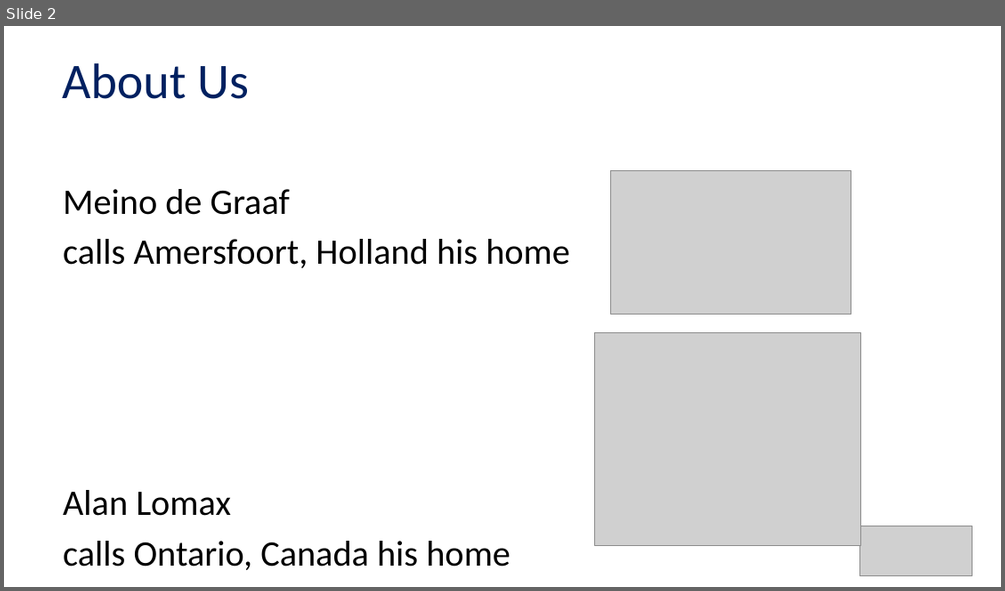
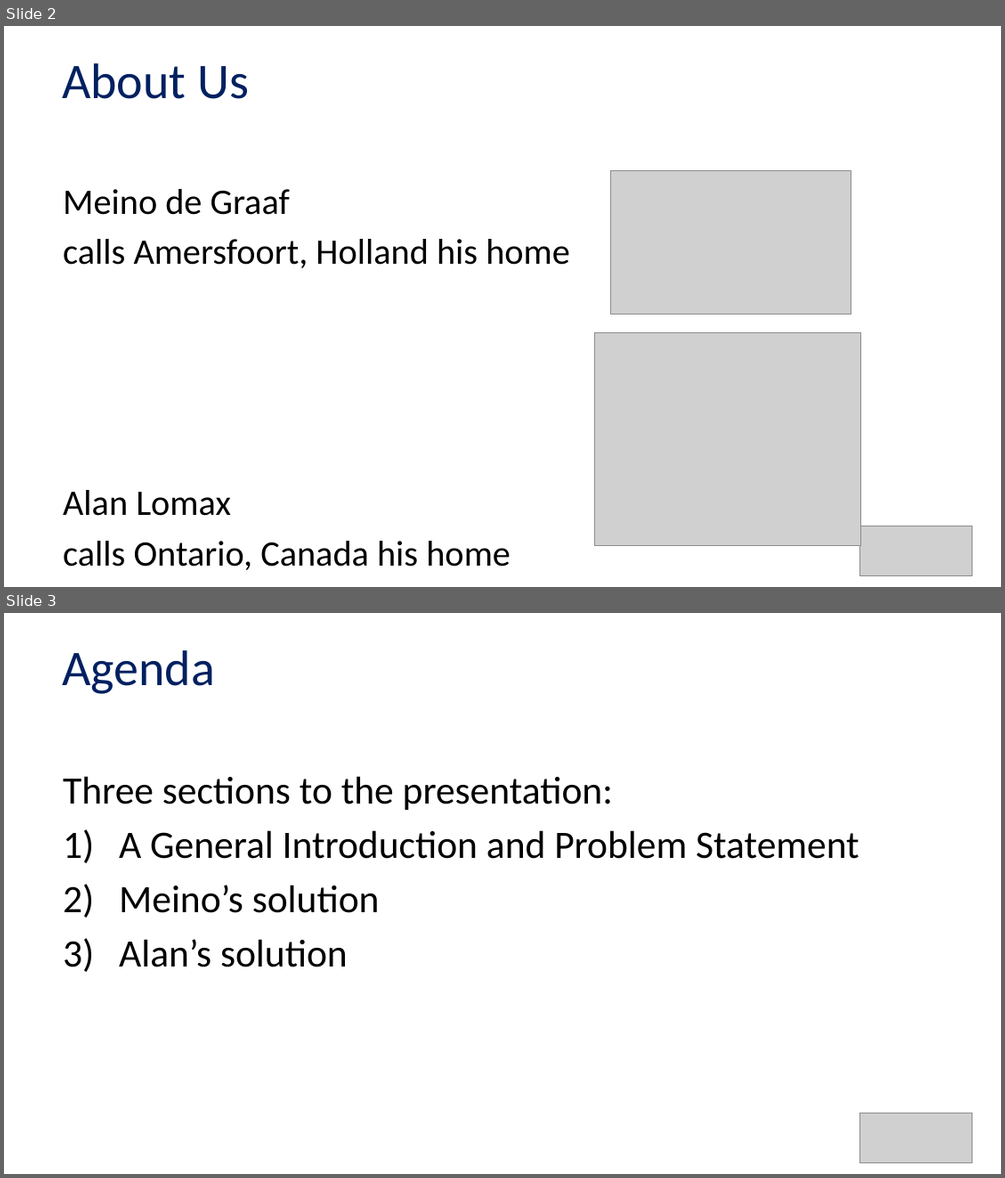
Before and after one commit to Alan-Lomax/MERG-SIG-Presentations, a slide deck: MERG Arduino SIG Turntable Part 1.pptx. Shown one above the other, each under a label of ours: slide 2 before the commit, slides 2 and 3 after it. The pictures are 1005x591 and 1005x1178 pixels, drawn with LibreOffice and Linux fonts; fonts in the diff are those of the drawing; grey boxes stand for pictures; background and template pictures are left out. Boxes give left, top, right and bottom in pixels: in the first picture for what was removed or moved away, otherwise in the second. Text is boxed around its words. In the diff, an @@ line names an element or a change of style, - is before the commit and + after.

```diff
--- a/MERG Arduino SIG Turntable Part 1.pptx
+++ b/MERG Arduino SIG Turntable Part 1.pptx
@@ slide 3 added at (4,613,1001,1174), background picture (left out) @@
@@ title added at (62,650,215,694), 36 pt, text #002060 @@
+Agenda
@@ text added at (63,776,859,967), 28 pt, text #000000 @@
+Three sections to the presentation:
+1) A General Introduction and Problem Statement
+2) Meino’s solution
+3) Alan’s solution
@@ picture added at (859,1112,971,1162) @@
```
Also in this commit, not shown: 3 slides changed, 4 other slides added, 3 slides removed.
